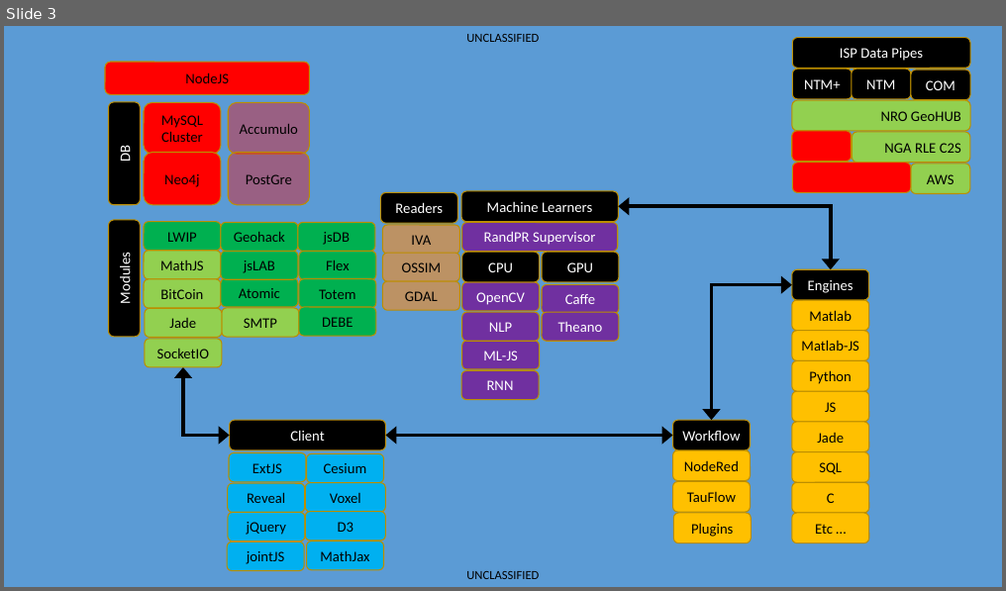
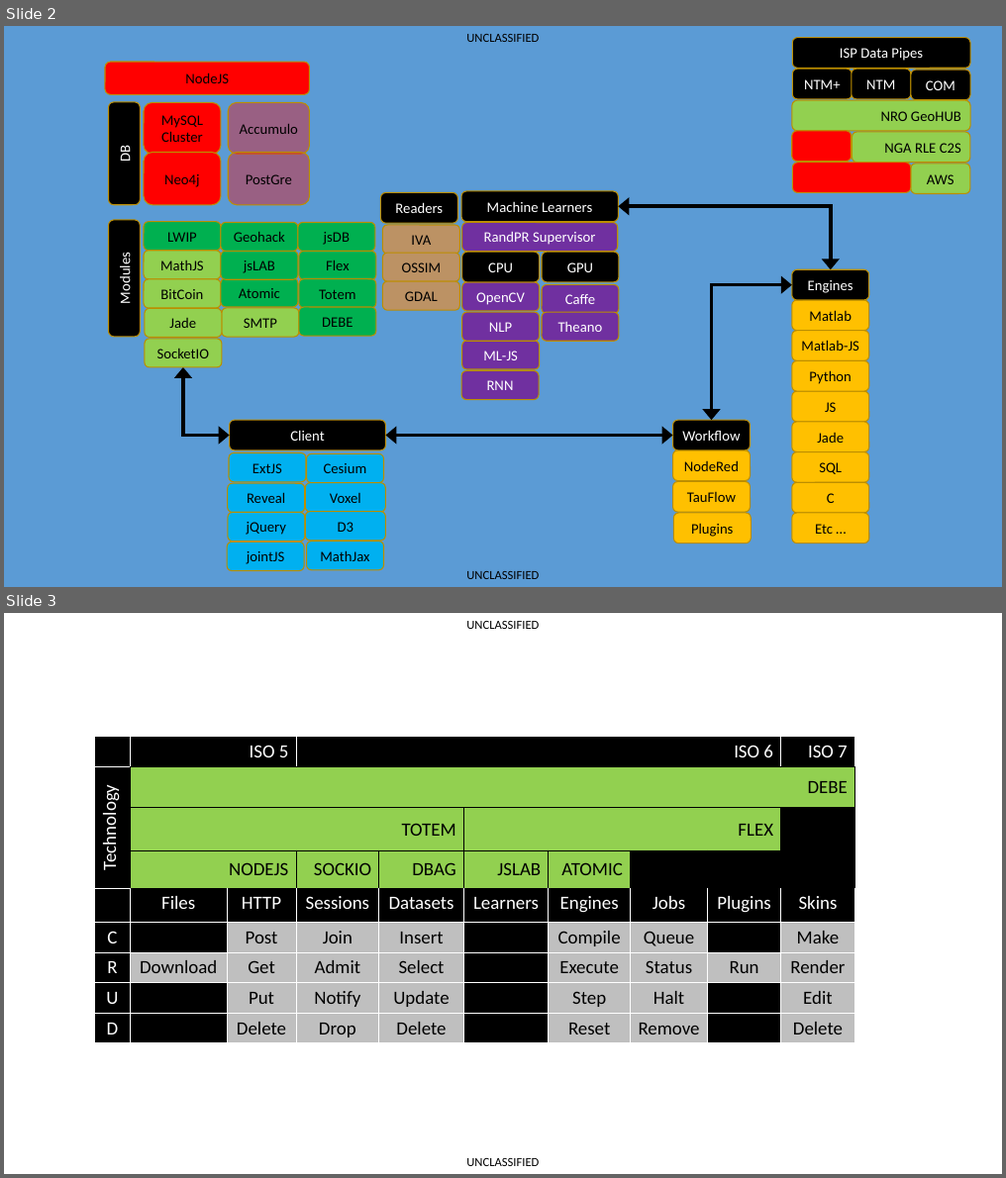
Before and after one commit to ACMESDS/briefs, a slide deck: totem.pptx. Shown one above the other, each under a label of ours: slide 3 before the commit, slides 2 and 3 after it. The pictures are 1006x591 and 1006x1178 pixels, drawn with LibreOffice and Linux fonts; fonts in the diff are those of the drawing. Boxes give left, top, right and bottom in pixels: in the first picture for what was removed or moved away, otherwise in the second. Text is boxed around its words. In the diff, an @@ line names an element or a change of style, - is before the commit and + after.

Commit message:
update totem

```diff
--- a/totem.pptx
+++ b/totem.pptx
@@ slide 3 added at [4,613,1002,1174], background #FFFFFF; not listed: 2 template elements that a slide beside it also shows @@
@@ table added at [94,737,853,1044], 9 rows, 10 columns @@
+ | ISO 5 |  | ISO 6 |  |  |  |  |  | ISO 7
+Technology | DEBE |  |  |  |  |  |  |  | 
+ | TOTEM |  |  |  | FLEX |  |  |  | 
+ | NODEJS |  | SOCKIO | DBAG | JSLAB | ATOMIC |  |  | 
+ | Files | HTTP | Sessions | Datasets | Learners | Engines | Jobs | Plugins | Skins
+C |  | Post | Join | Insert |  | Compile | Queue |  | Make
+R | Download | Get | Admit | Select |  | Execute | Status | Run | Render
+U |  | Put | Notify | Update |  | Step | Halt |  | Edit
+D |  | Delete | Drop | Delete |  | Reset | Remove |  | Delete
@@ what was slide 3 is now slide 2 @@
```
Also in this commit, not shown: 2 slides removed.
